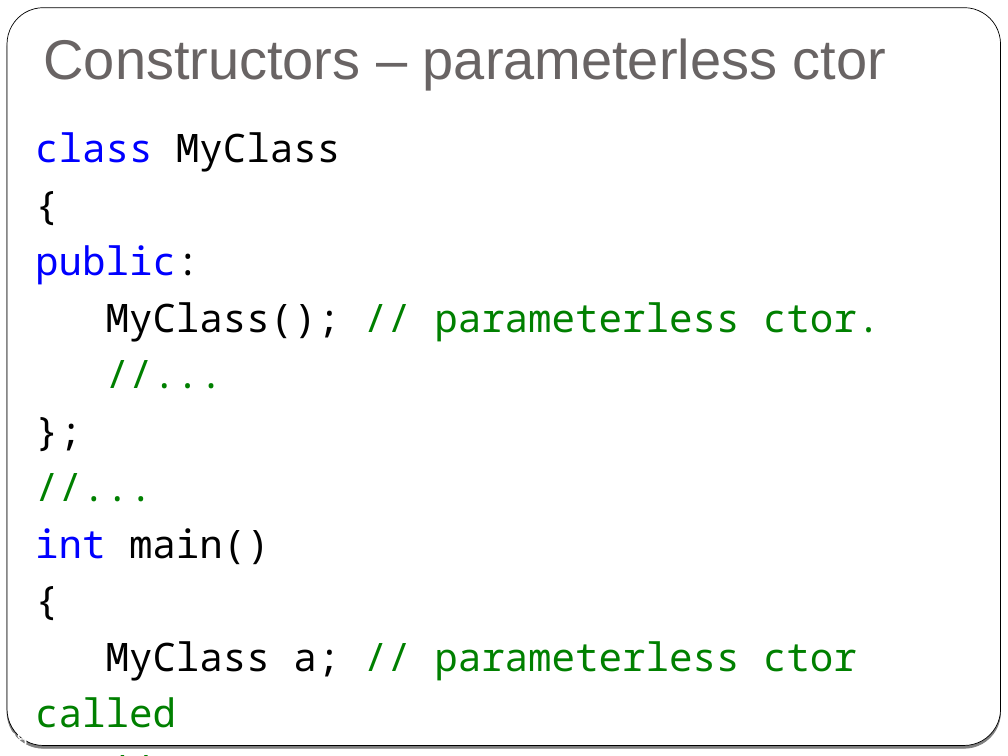
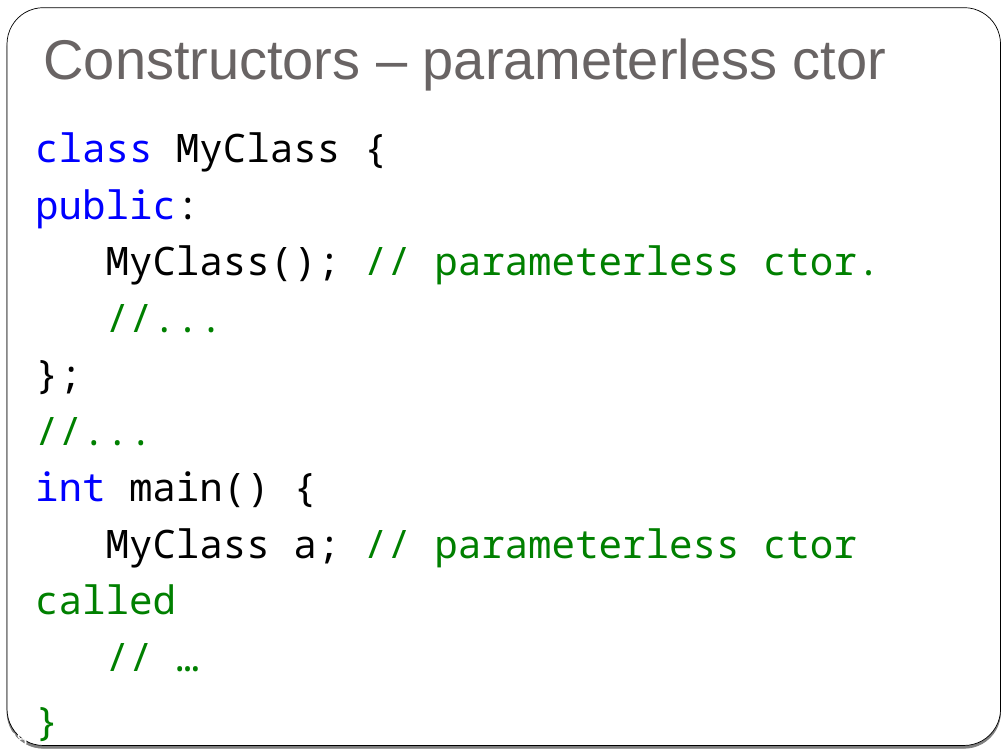
Before and after one commit to cpp-at-ariel/cpp-5778, a slide deck: slide 28 of week02-classes-constructors-destructors/slides.odp. Drawn at 1008x756 pixels with LibreOffice and Linux fonts; fonts in the diff are those of the drawing. Boxes give left, top, right and bottom in pixels: in the first picture for what was removed or moved away, otherwise in the second. Text is boxed around its words. In the diff, an @@ line names an element or a change of style, - is before the commit and + after.

Commit message:
Add copy constructor examples

```diff
--- a/week02-classes-constructors-destructors/slides.odp
+++ b/week02-classes-constructors-destructors/slides.odp
@@ text at (35,132,880,615): text changed @@
-class MyClass
-{
-public:
-MyClass(); // parameterless ctor.
-//...
-};
-//...
-int main()
-{
-MyClass a; // parameterless ctor called
-// ...
+class MyClass {
+public:
+MyClass(); // parameterless ctor.
+//...
+};
+//...
+int main() {
+MyClass a; // parameterless ctor called
+// …
+}
```
Also in this commit, not shown: 2 other slides changed, 6 other files.
